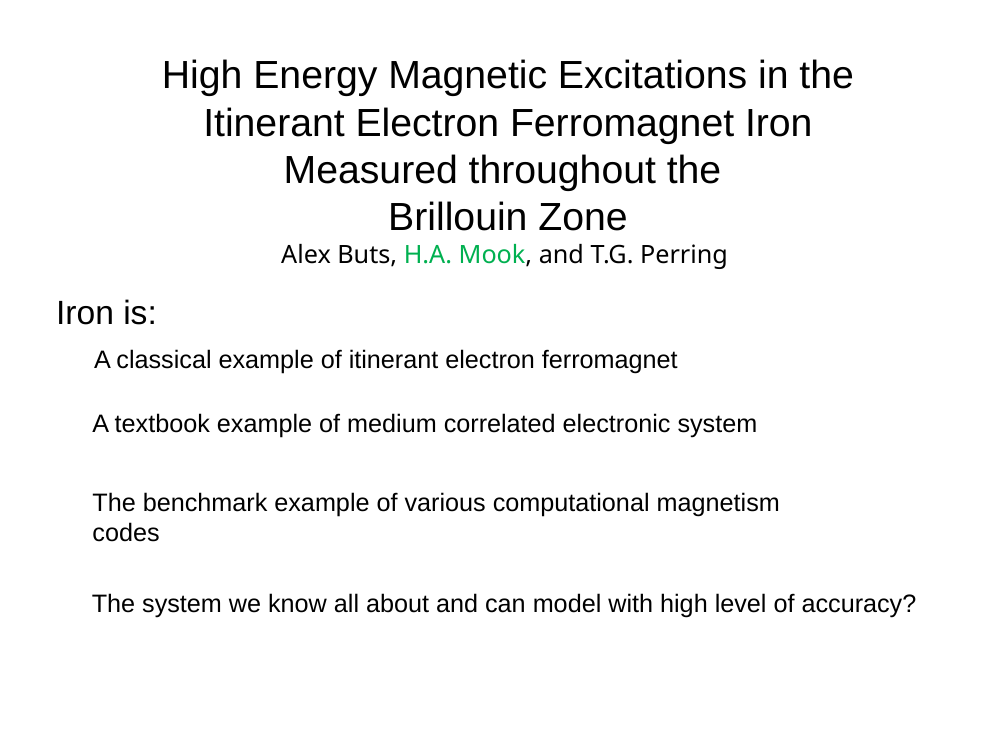
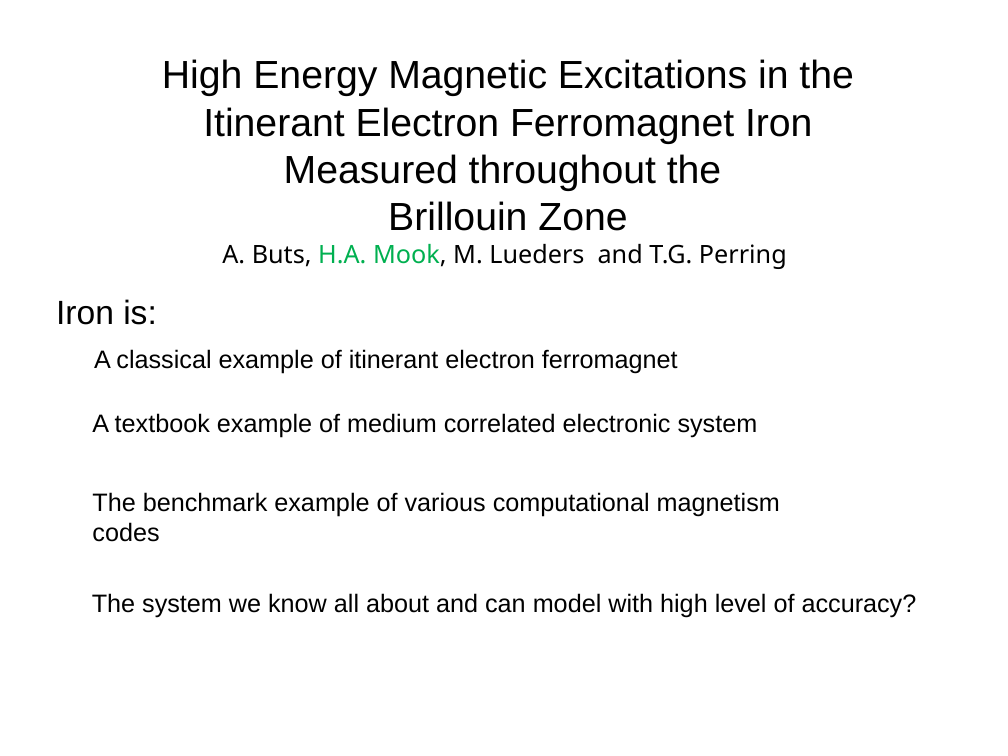
Before and after one commit to abuts/Fe, a slide deck: slide 1 of June2017/Icns2017/ICNS2017.ppt. Drawn at 1008x756 pixels with LibreOffice and Linux fonts; fonts in the diff are those of the drawing; background and template pictures are left out. Boxes give left, top, right and bottom in pixels: in the first picture for what was removed or moved away, otherwise in the second. Text is boxed around its words. In the diff, an @@ line names an element or a change of style, - is before the commit and + after.

```diff
--- a/June2017/Icns2017/ICNS2017.ppt
+++ b/June2017/Icns2017/ICNS2017.ppt
@@ text at bbox=[222, 244, 787, 269]: text changed @@
-Alex Buts, H.A. Mook, and T.G. Perring
+A. Buts, H.A. Mook, M. Lueders and T.G. Perring
```
Also in this commit, not shown: 4 other slides changed, 5 slides added, 2 slides removed, 2 other files.
